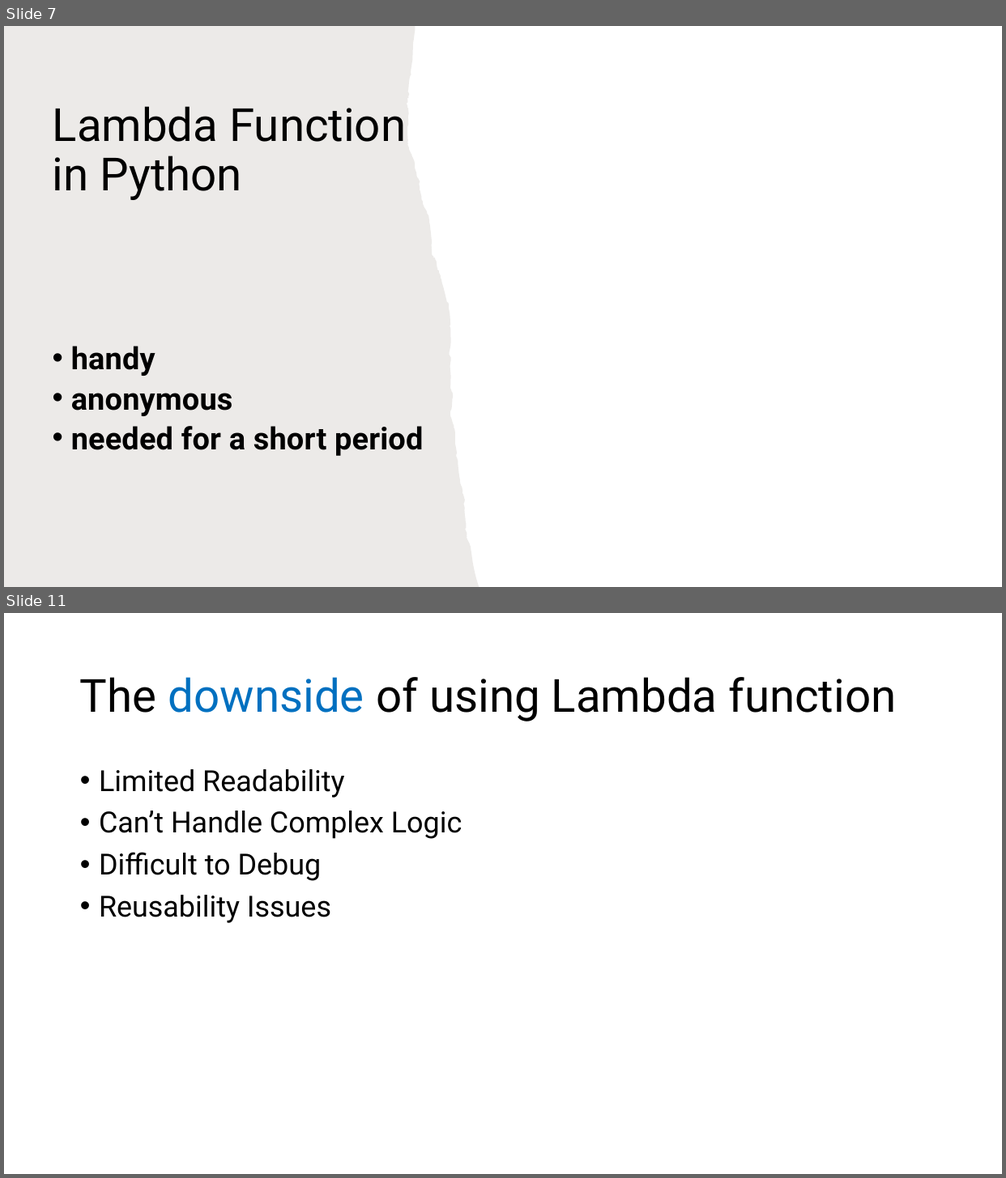
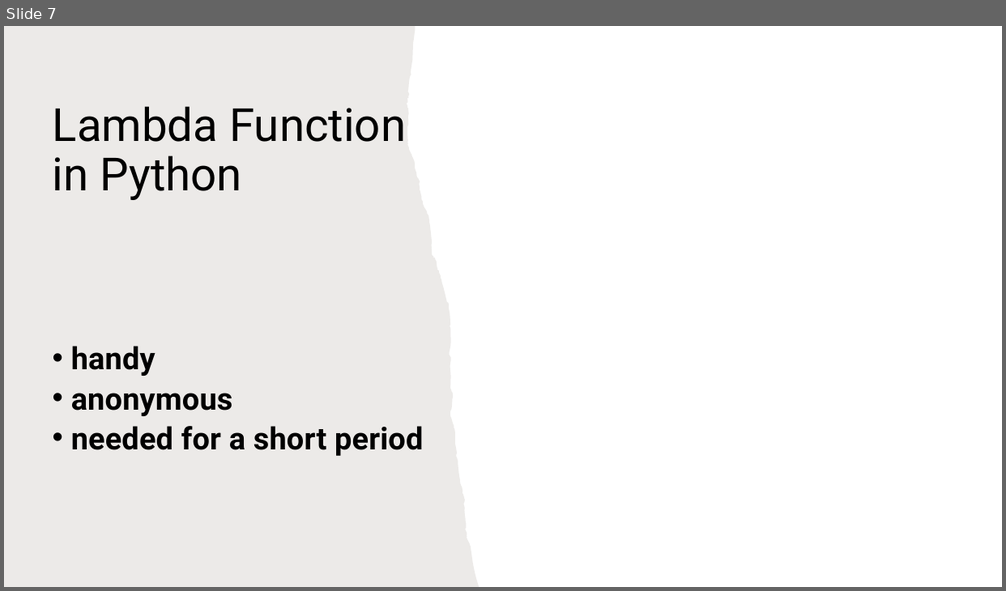
Before and after one commit to page10/Presentation, a slide deck: Presentation Lambda Function 4.pptx. Shown one above the other, each under a label of ours: slides 7 and 11 before the commit, slide 7 after it; the slides between them are not shown. The pictures are 1006x1178 and 1006x591 pixels, drawn with LibreOffice and Linux fonts; fonts in the diff are those of the drawing. Boxes give left, top, right and bottom in pixels: in the first picture for what was removed or moved away, otherwise in the second. Text is boxed around its words. In the diff, an @@ line names an element or a change of style, - is before the commit and + after.

```diff
--- a/Presentation Lambda Function 4.pptx
+++ b/Presentation Lambda Function 4.pptx
@@ slide 11 removed at [4, 613, 1002, 1174], background #FFFFFF @@
@@ title removed at [80, 677, 897, 722] @@
-The downside of using Lambda function
@@ text removed at [99, 769, 462, 923] @@
-• Limited Readability
-• Can’t Handle Complex Logic
-• Difficult to Debug
-• Reusability Issues
```
Also in this commit, not shown: 3 slides changed, 1 slide added, 3 other slides removed, 1 other file.
